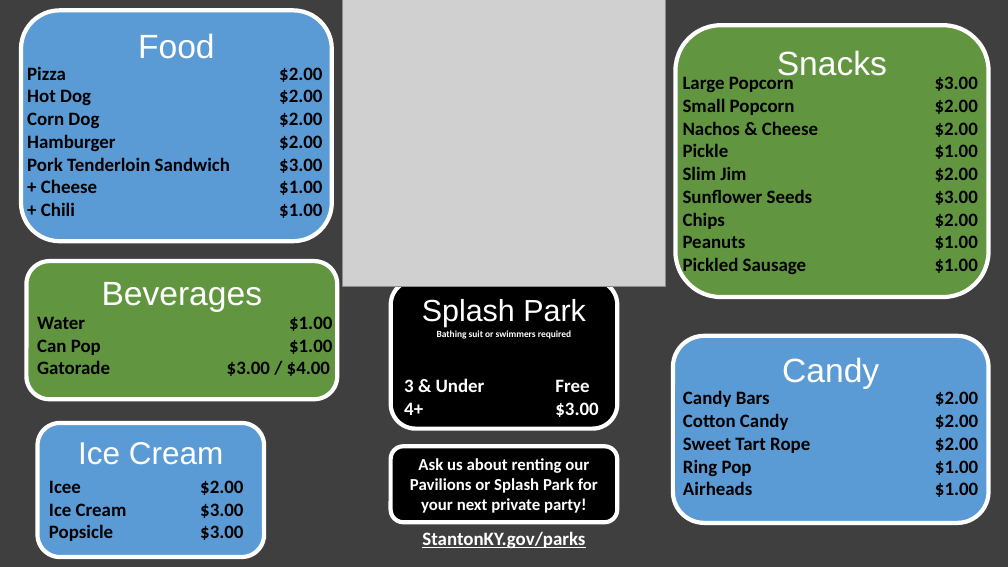
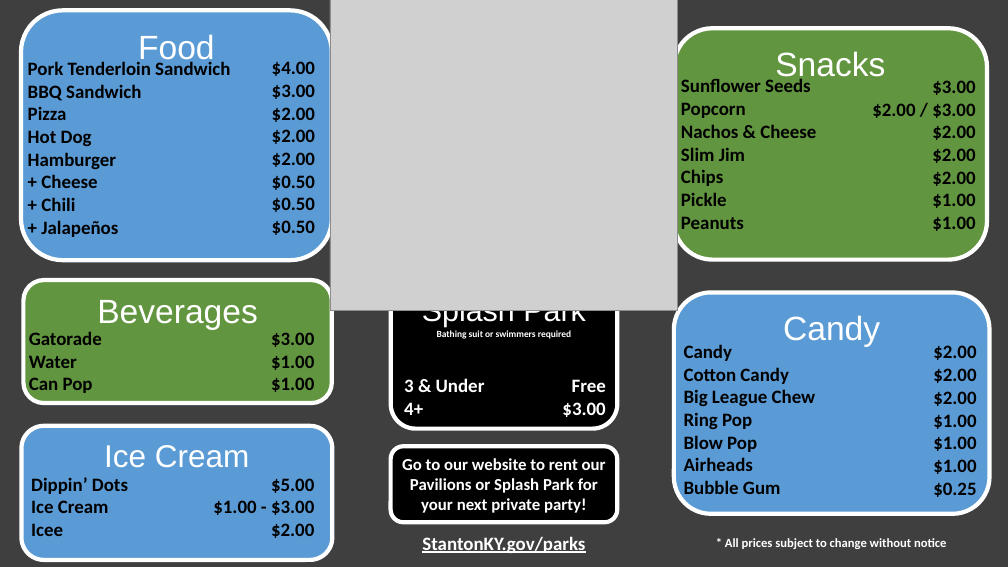
Before and after one commit to CityOfStanton/Kiosk-Client-Content, a slide deck: slide 1 of Assets/Menu/Menu.pptx. Drawn at 1008x567 pixels with LibreOffice and Linux fonts; fonts in the diff are those of the drawing; grey boxes stand for pictures. Boxes give left, top, right and bottom in pixels: in the first picture for what was removed or moved away, otherwise in the second. Text is boxed around its words. In the diff, an @@ line names an element or a change of style, - is before the commit and + after.

```diff
--- a/Assets/Menu/Menu.pptx
+++ b/Assets/Menu/Menu.pptx
@@ rounded rectangle "Food": place and size @@
-rounded rectangle "Food" at <box>21,10,332,241</box>
+rounded rectangle "Food" at <box>21,10,332,260</box>
@@ picture: place and size @@
-picture at <box>342,0,666,286</box>
+picture at <box>330,0,677,310</box>
@@ rounded rectangle "Snacks": place and size @@
-rounded rectangle "Snacks" at <box>675,25,988,297</box>
+rounded rectangle "Snacks" at <box>674,28,987,260</box>
@@ text at <box>28,59,230,237</box>: text changed @@
-Pizza $2.00
-Hot Dog $2.00
-Corn Dog $2.00
-Hamburger $2.00
-Pork Tenderloin Sandwich $3.00
-+ Cheese $1.00
-+ Chili $1.00
+Pork Tenderloin Sandwich
+BBQ Sandwich
+Pizza
+Hot Dog
+Hamburger
++ Cheese
++ Chili
++ Jalapeños
@@ text added at <box>272,61,315,235</box>, 27 pt, text #000000, bold @@
+$4.00
+$3.00
+$2.00
+$2.00
+$2.00
+$0.50
+$0.50
+$0.50
@@ text at <box>681,79,816,229</box>: text changed @@
-Large Popcorn $3.00
-Small Popcorn $2.00
-Nachos & Cheese $2.00
-Pickle $1.00
-Slim Jim $2.00
-Sunflower Seeds $3.00
-Chips $2.00
-Peanuts $1.00
-Pickled Sausage $1.00
+Sunflower Seeds
+Popcorn
+Nachos & Cheese
+Slim Jim
+Chips
+Pickle
+Peanuts
@@ text added at <box>872,80,975,231</box>, 27 pt, text #000000, bold @@
+$3.00
+$2.00 / $3.00
+$2.00
+$2.00
+$2.00
+$1.00
+$1.00
@@ rounded rectangle "Beverages": place and size @@
-rounded rectangle "Beverages" at <box>26,261,337,399</box>
+rounded rectangle "Beverages" at <box>23,280,332,403</box>
@@ rounded rectangle "Candy": place and size @@
-rounded rectangle "Candy" at <box>673,336,988,523</box>
+rounded rectangle "Candy" at <box>674,292,989,514</box>
@@ text at <box>29,332,102,396</box>: text changed @@
-Water $1.00
-Can Pop $1.00
-Gatorade $3.00 / $4.00
+Gatorade
+Water
+Can Pop
@@ text added at <box>271,332,314,392</box>, 27 pt, text #000000, bold @@
+$3.00
+$1.00
+$1.00
@@ text at <box>684,344,816,500</box>: text changed @@
-Candy Bars $2.00
-Cotton Candy $2.00
-Sweet Tart Rope $2.00
-Ring Pop $1.00
-Airheads $1.00
+Candy
+Cotton Candy
+Big League Chew
+Ring Pop
+Blow Pop
+Airheads
+Bubble Gum
@@ text added at <box>933,345,976,497</box>, 27 pt, text #000000, bold @@
+$2.00
+$2.00
+$2.00
+$1.00
+$1.00
+$1.00
+$0.25
@@ text at <box>404,378,485,415</box>: text changed @@
-3 & Under Free
-4+ $3.00
+3 & Under
+4+
@@ text added at <box>562,379,606,417</box>, 27 pt, text #FFFFFF, bold @@
+Free
+$3.00
@@ rounded rectangle "Ice Cream": place and size @@
-rounded rectangle "Ice Cream" at <box>37,423,264,557</box>
+rounded rectangle "Ice Cream" at <box>22,426,333,560</box>
@@ text at <box>31,477,128,536</box>: text changed @@
-Icee $2.00
-Ice Cream $3.00
-Popsicle $3.00
+Dippin’ Dots
+Ice Cream
+Icee
@@ text added at <box>213,478,314,538</box>, 27 pt, text #000000, bold @@
+$5.00
+$1.00 - $3.00
+$2.00
@@ text in rounded rectangle at <box>402,458,606,513</box>: text changed @@
-Ask us about renting our Pavilions or Splash Park for your next private party!
+Go to our website to rent our Pavilions or Splash Park for your next private party!
@@ text "StantonKY.gov/parks": place and size @@
-text "StantonKY.gov/parks" at <box>422,531,585,548</box>
+text "StantonKY.gov/parks" at <box>422,536,585,553</box>
@@ text added at <box>725,538,946,549</box>, 18 pt, text #FFFFFF, bold @@
+* All prices subject to change without notice
```
Also in this commit, not shown: 1 other file.
